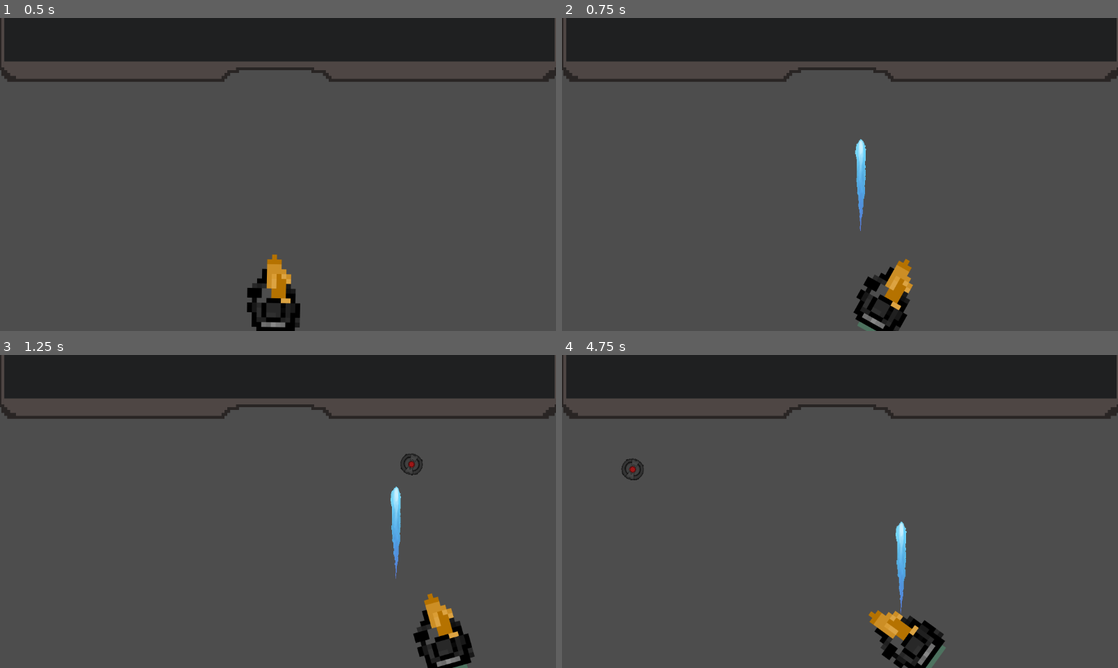
Above: before the commit, frames 1-4 (two rows, left to right).
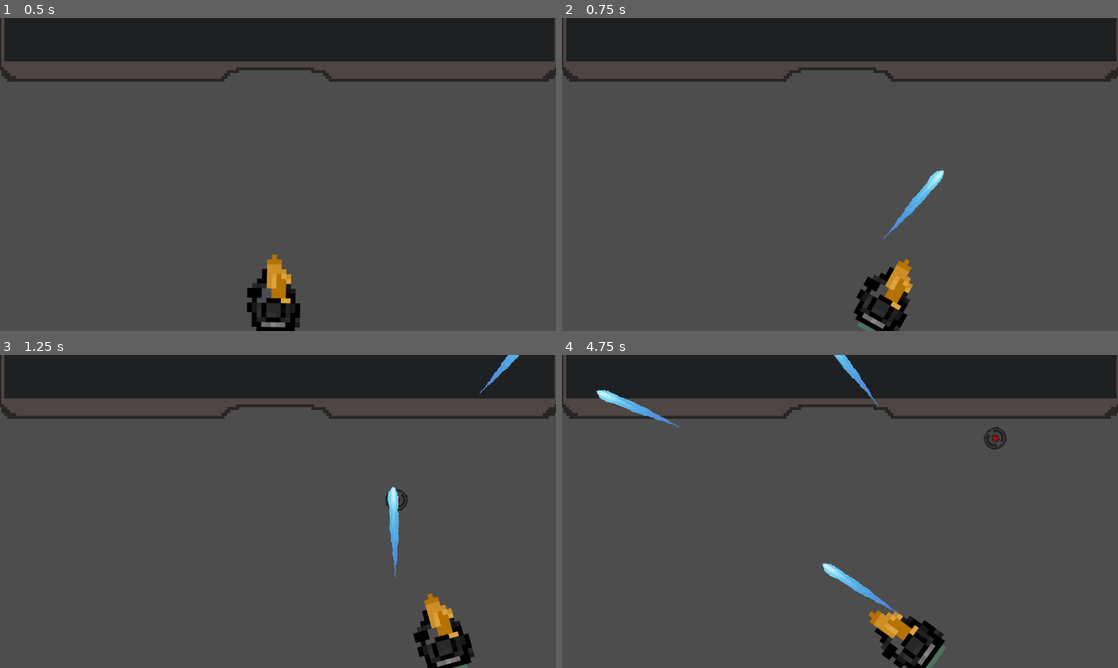
Above: after the commit, the same moments.

Repository: shafayatb/Godot-Basics-Shooter
Game: Godot game, scene res://scenes/levels/level.tscn
Same seed, same stepped clock (60 frames per second), same inputs: the game is played once before the commit and once after it.
Inputs (mouse positions are in pixels of both pictures, inside the frame that each line leads up to):
- Up to frame 1 (0.5 s): no input
- Up to frame 2 (0.75 s): tap Enter at 0.5 s; move the mouse to (962, 158) at 0.52 s; hold Right (right) from 0.53 s (still down); hold Space (primary action) from 0.53 s (still down)
- Up to frame 3 (1.25 s): keep holding Right (right); keep holding Space (primary action); tap Ctrl (secondary action) at 0.8 s
- Up to frame 4 (4.75 s): move the mouse to (728, 527) at 1.27 s; release Right (right) at 1.28 s; release Space (primary action) at 1.28 s; hold S (down) 1.28-2.03 s; tap Ctrl (secondary action) at 1.35, 2.3, 2.85, 3.8, 4.35 s; tap Space (primary action) at 1.55, 3.05, 4.55 s; move the mouse to (895, 442) at 2.02 s; hold Right (right) 2.03-2.78 s; hold Space (primary action) 2.03-2.78 s; move the mouse to (812, 574) at 2.77 s; hold W (up) 2.78-3.53 s; move the mouse to (1006, 558) at 3.52 s; hold Space (primary action) 3.53-4.28 s; hold A (left) from 3.53 s (still down); move the mouse to (673, 464) at 4.27 s

Frame 1 is identical in both runs. In frame 2, 0.7% of the frame differs, in the area x 52-69%, y 38-71%; in frame 3, 0.7%; in frame 4, 1.6%, in the area x 6-80%, y 0-83%.

Commit message:
Laser direction

Diff:
--- a/scenes/levels/level.gd
+++ b/scenes/levels/level.gd
@@ -8,8 +8,10 @@
 	print(body)
 
 func _on_player_laser(pos, direction):
-	var laser = laser_scene.instantiate()
+	var laser = laser_scene.instantiate() as Area2D
 	laser.position = pos
+	laser.rotation_degrees = rad_to_deg(direction.angle()) + 90
+	laser.direction = direction
 	$Projectiles.add_child(laser)
 
 func _on_player_granede(pos, direction):
--- a/scenes/player/player.gd
+++ b/scenes/player/player.gd
@@ -13,13 +13,12 @@
 	velocity = direction * speed
 
 	look_at(get_global_mouse_position())
-
+	var player_direction = (get_global_mouse_position() - position).normalized()
 	#laser
 	if Input.is_action_pressed("primary action") and can_laser:
 		print_rich("Lasr shot")
 		can_laser = false
 		$LaserTimer.start(0.5)
-		var player_direction = (get_global_mouse_position() - position).normalized()
 		laser.emit(get_marker_position(), player_direction)
 
 
@@ -27,7 +26,6 @@
 		print_rich("grande thrown")
 		can_grenade= false
 		$GrenadeTimer.start(2.0)
-		var player_direction = (get_global_mouse_position() - position).normalized()
 		granede.emit(get_marker_position(), player_direction)
 
 	move_and_slide()
--- a/scenes/projectiles/grenade.tscn
+++ b/scenes/projectiles/grenade.tscn
@@ -13,6 +13,7 @@
 [node name="Grenade" type="RigidBody2D"]
 physics_material_override = SubResource("PhysicsMaterial_dpnbw")
 gravity_scale = 0.0
+linear_damp = 1.6
 script = ExtResource("1_g3pur")
 
 [node name="GranadeImage" type="Sprite2D" parent="."]
--- a/scenes/projectiles/laser.gd
+++ b/scenes/projectiles/laser.gd
@@ -3,10 +3,6 @@
 @export var speed: int = 1000
 var direction: Vector2 = Vector2.UP
 
-# Called when the node enters the scene tree for the first time.
-func _ready():
-	pass # Replace with function body.
-
 
 # Called every frame. 'delta' is the elapsed time since the previous frame.
 func _process(delta):
